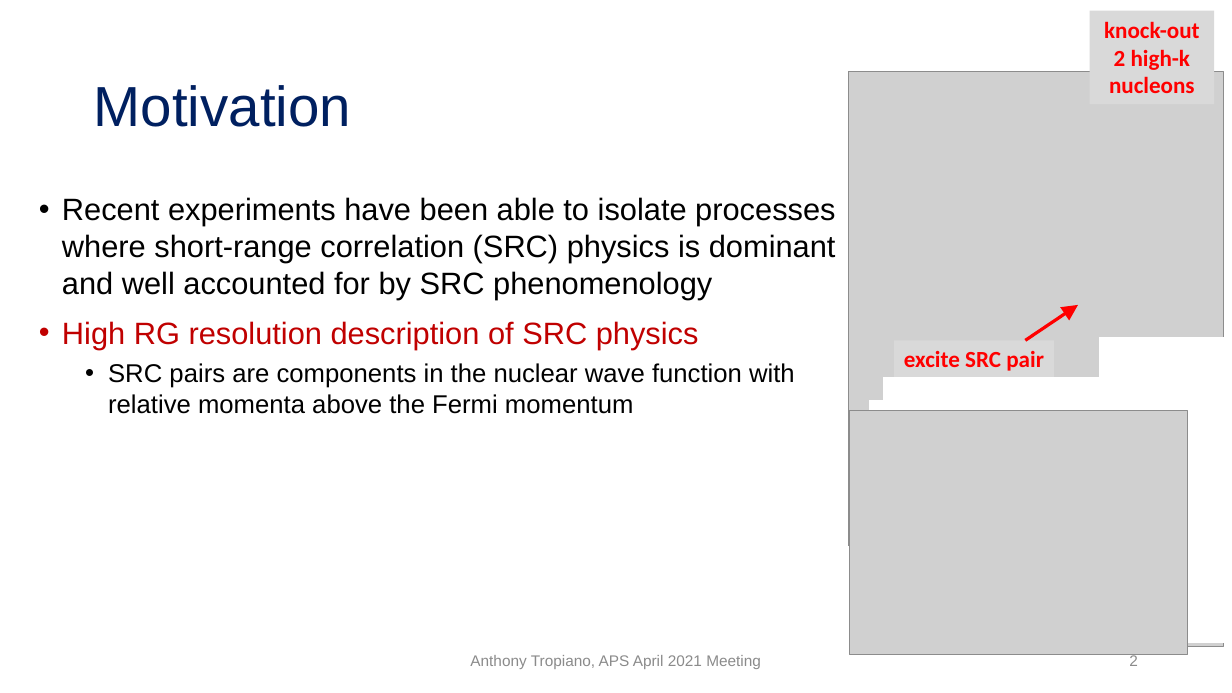
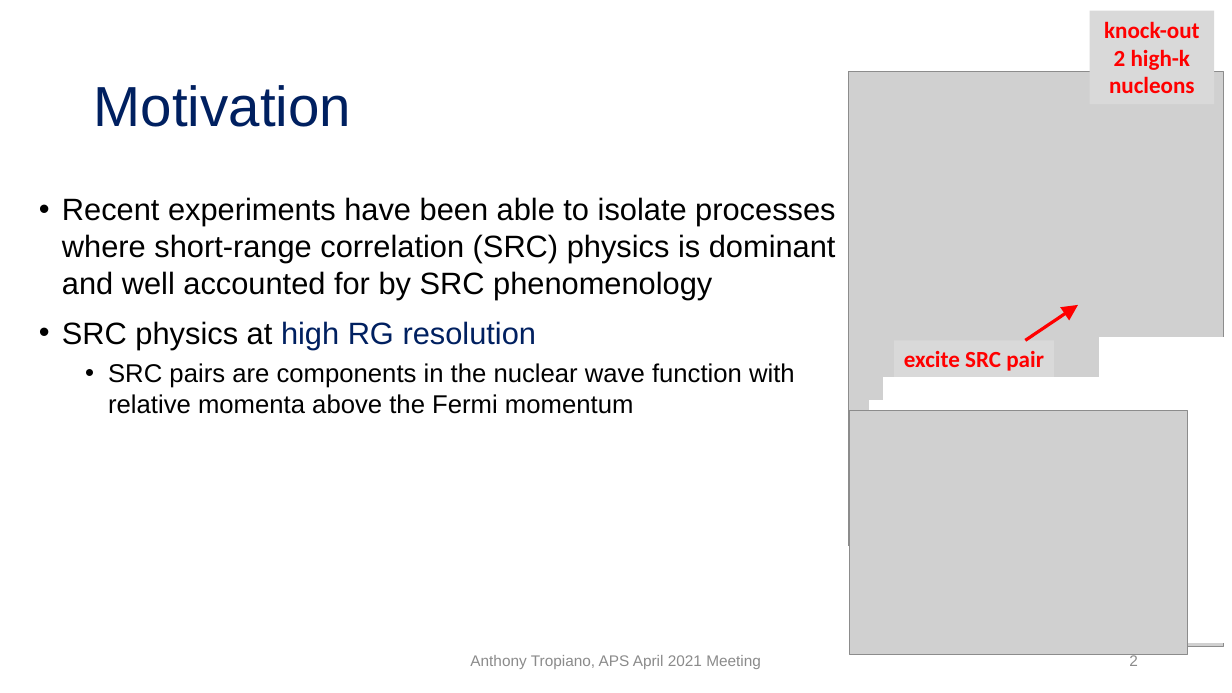
Before and after one commit to tropiano4/tropiano-srg, a slide deck: slide 2 of Presentations/APS_April2021/tropiano_aps_april2021.pptx. Drawn at 1232x693 pixels with LibreOffice and Linux fonts; fonts in the diff are those of the drawing; grey boxes stand for pictures. Boxes give left, top, right and bottom in pixels: in the first picture for what was removed or moved away, otherwise in the second. Text is boxed around its words. In the diff, an @@ line names an element or a change of style, - is before the commit and + after.

Commit message:
More updates to APS talk
Small changes to several figures. Averaging a_2 values. Changes to wording in the talk.

```diff
--- a/Presentations/APS_April2021/tropiano_aps_april2021.pptx
+++ b/Presentations/APS_April2021/tropiano_aps_april2021.pptx
@@ text at box(62, 321, 537, 350): text changed; text colour #C00000 to #002060 @@
-• High RG resolution description of SRC physics
+• SRC physics at high RG resolution
```
Also in this commit, not shown: 21 other slides changed, 2 slides removed, 10 other files.
